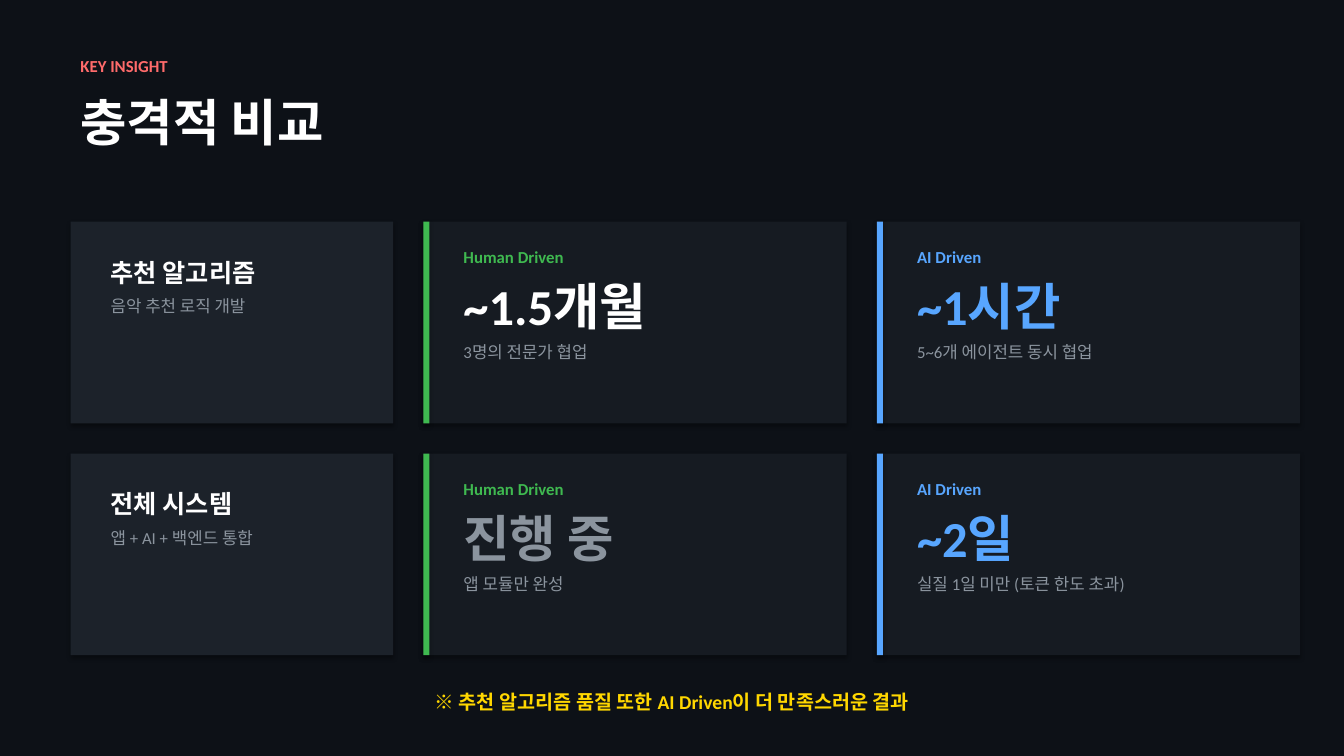
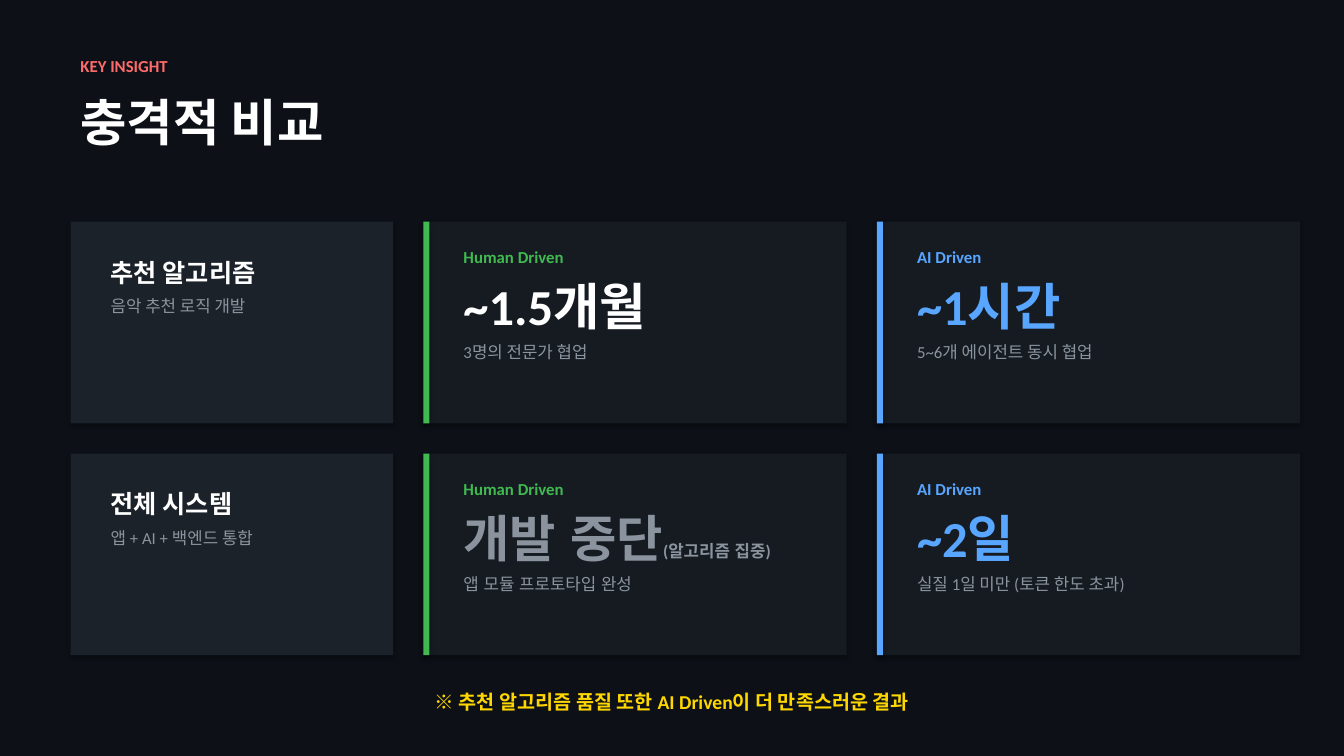
Before and after one commit to wannabidr/aibooster-drillmusic, a slide deck: slide 6 of report/final_report/presentation/AI_Booster_최종발표_DrillMusic.pptx. Drawn at 1344x756 pixels with LibreOffice and Linux fonts; fonts in the diff are those of the drawing. Boxes give left, top, right and bottom in pixels: in the first picture for what was removed or moved away, otherwise in the second. Text is boxed around its words. In the diff, an @@ line names an element or a change of style, - is before the commit and + after.

```diff
--- a/report/final_report/presentation/AI_Booster_최종발표_DrillMusic.pptx
+++ b/report/final_report/presentation/AI_Booster_최종발표_DrillMusic.pptx
@@ text at [463, 515, 771, 591]: text changed; bold on @@
-진행 중
-앱 모듈만 완성
+개발 중단(알고리즘 집중)
+앱 모듈 프로토타입 완성
```
